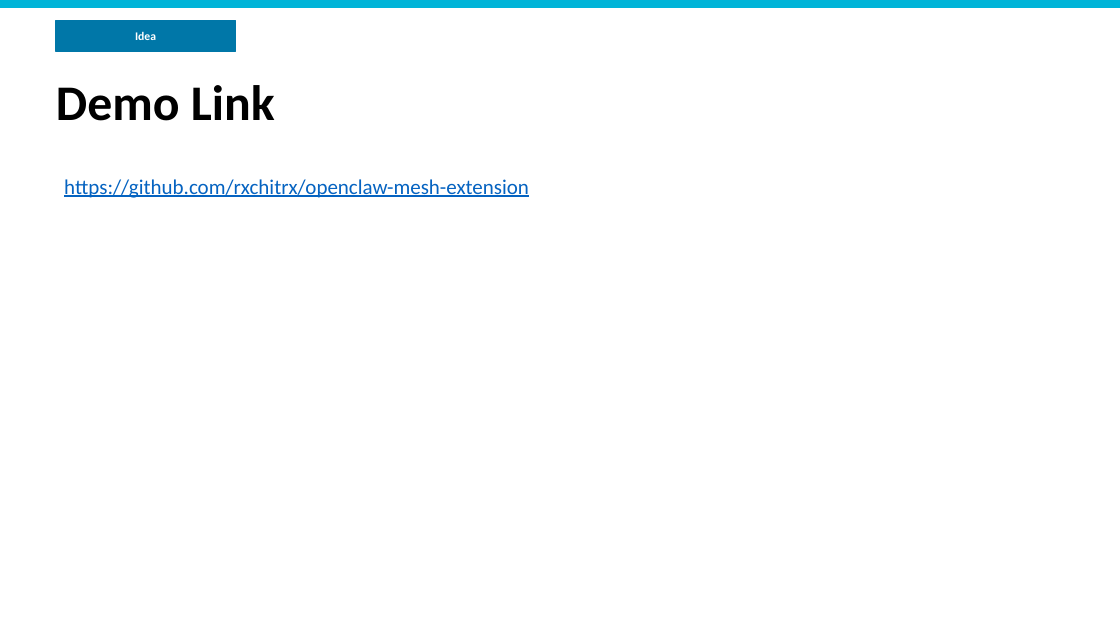
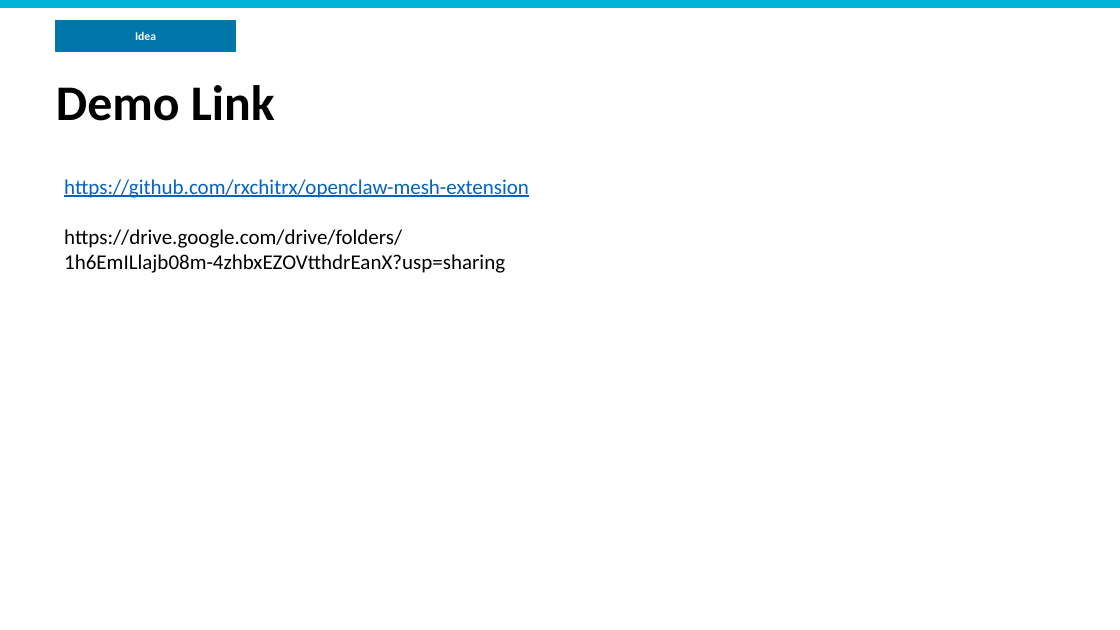
Before and after one commit to rxchitrx/openclaw-mesh-extension, a slide deck: slide 12 of RVCE_MergeMind.pptx. Drawn at 1120x630 pixels with LibreOffice and Linux fonts; fonts in the diff are those of the drawing. Boxes give left, top, right and bottom in pixels: in the first picture for what was removed or moved away, otherwise in the second. Text is boxed around its words. In the diff, an @@ line names an element or a change of style, - is before the commit and + after.

Commit message:
Add demo video link and update presentation

```diff
--- a/RVCE_MergeMind.pptx
+++ b/RVCE_MergeMind.pptx
@@ text at [64,179,529,273]: text changed; text colour #0563C1 to #000000 @@
-https://github.com/rxchitrx/openclaw-mesh-extension
+https://github.com/rxchitrx/openclaw-mesh-extension
+https://drive.google.com/drive/folders/1h6EmILlajb08m-4zhbxEZOVtthdrEanX?usp=sharing
```
Also in this commit, not shown: 1 other file.
